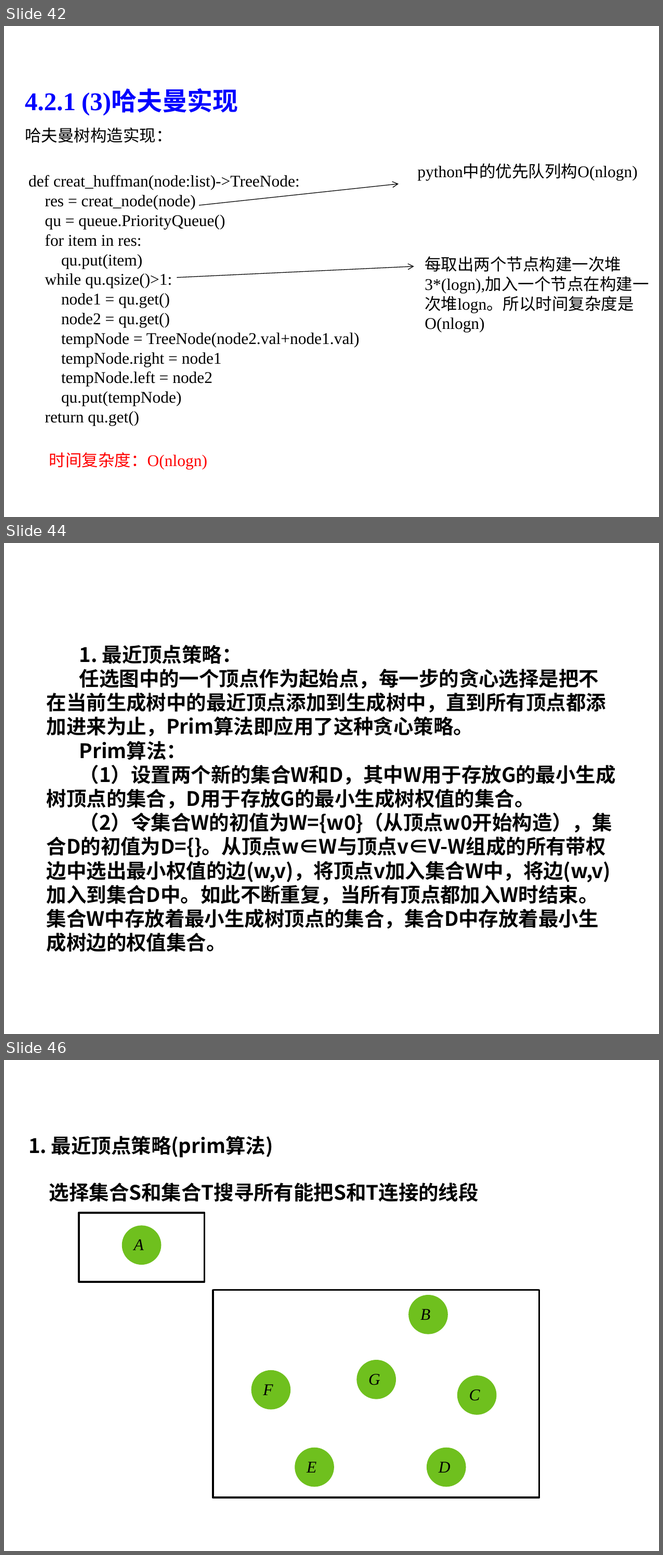
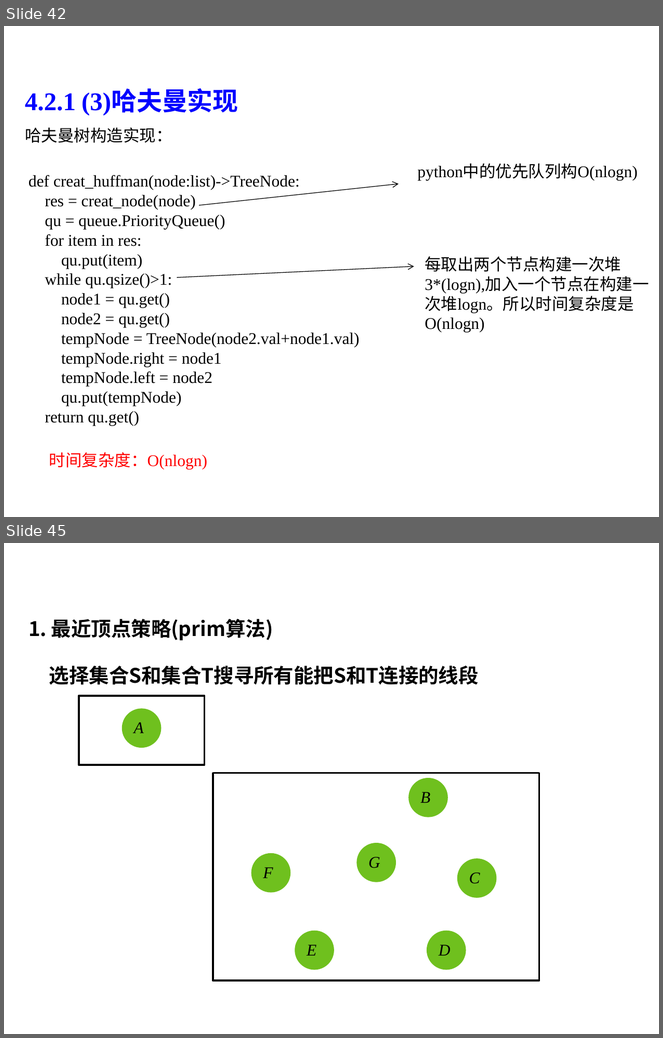
Before and after one commit to liutongling/DP, a slide deck: file/第4章 贪心法.pptx. Shown one above the other, each under a label of ours: slides 42, 44 and 46 before the commit, slides 42 and 45 after it; the slides between them are not shown. The pictures are 663x1555 and 663x1038 pixels, drawn with LibreOffice and Linux fonts; fonts in the diff are those of the drawing; background and template pictures are left out. Boxes give left, top, right and bottom in pixels: in the first picture for what was removed or moved away, otherwise in the second. Text is boxed around its words. In the diff, an @@ line names an element or a change of style, - is before the commit and + after.

```diff
--- a/file/第4章 贪心法.pptx
+++ b/file/第4章 贪心法.pptx
@@ slide 44 removed at (4,543,659,1034), background #FFFFFF @@
@@ text removed at (47,645,616,952) @@
-1. 最近顶点策略：
-任选图中的一个顶点作为起始点，每一步的贪心选择是把不在当前生成树中的最近顶点添加到生成树中，直到所有顶点都添加进来为止，Prim算法即应用了这种贪心策略。
-Prim算法：
-（1）设置两个新的集合W和D，其中W用于存放G的最小生成树顶点的集合，D用于存放G的最小生成树权值的集合。
-（2）令集合W的初值为W={w0}（从顶点w0开始构造），集合D的初值为D={}。从顶点w∈W与顶点v∈V-W组成的所有带权边中选出最小权值的边(w,v)，将顶点v加入集合W中，将边(w,v) 加入到集合D中。如此不断重复，当所有顶点都加入W时结束。集合W中存放着最小生成树顶点的集合，集合D中存放着最小生成树边的权值集合。
@@ what was slide 46 is now slide 45 @@
```
Also in this commit, not shown: 5 slides changed, 1 slide added.
